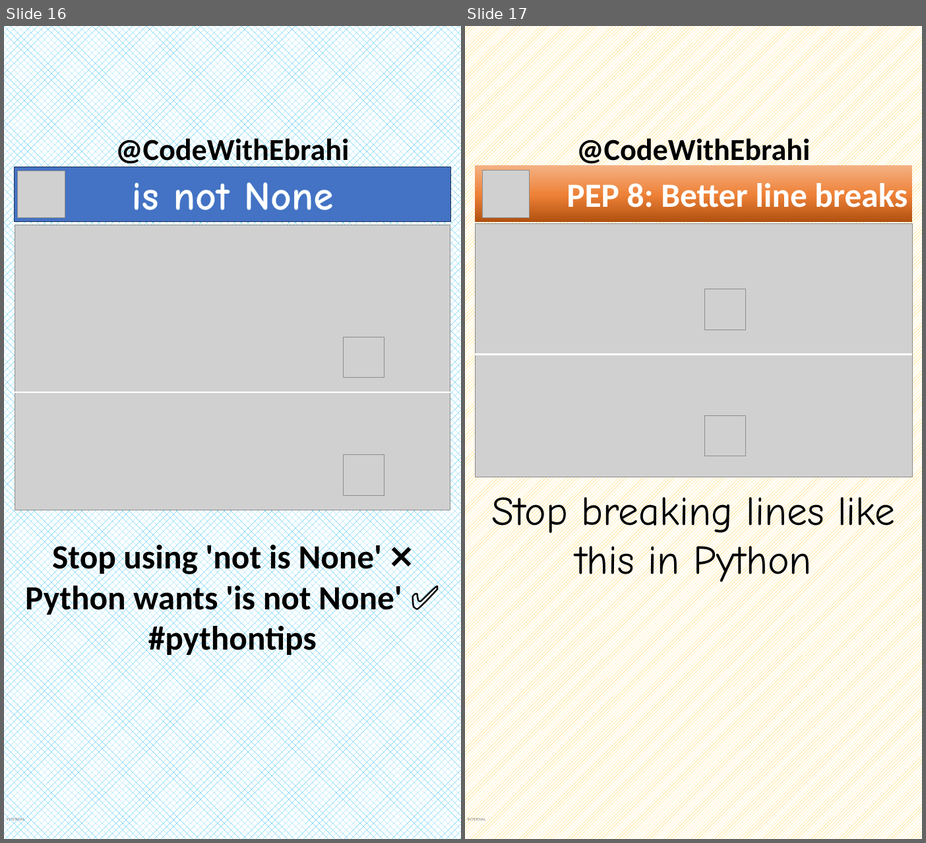
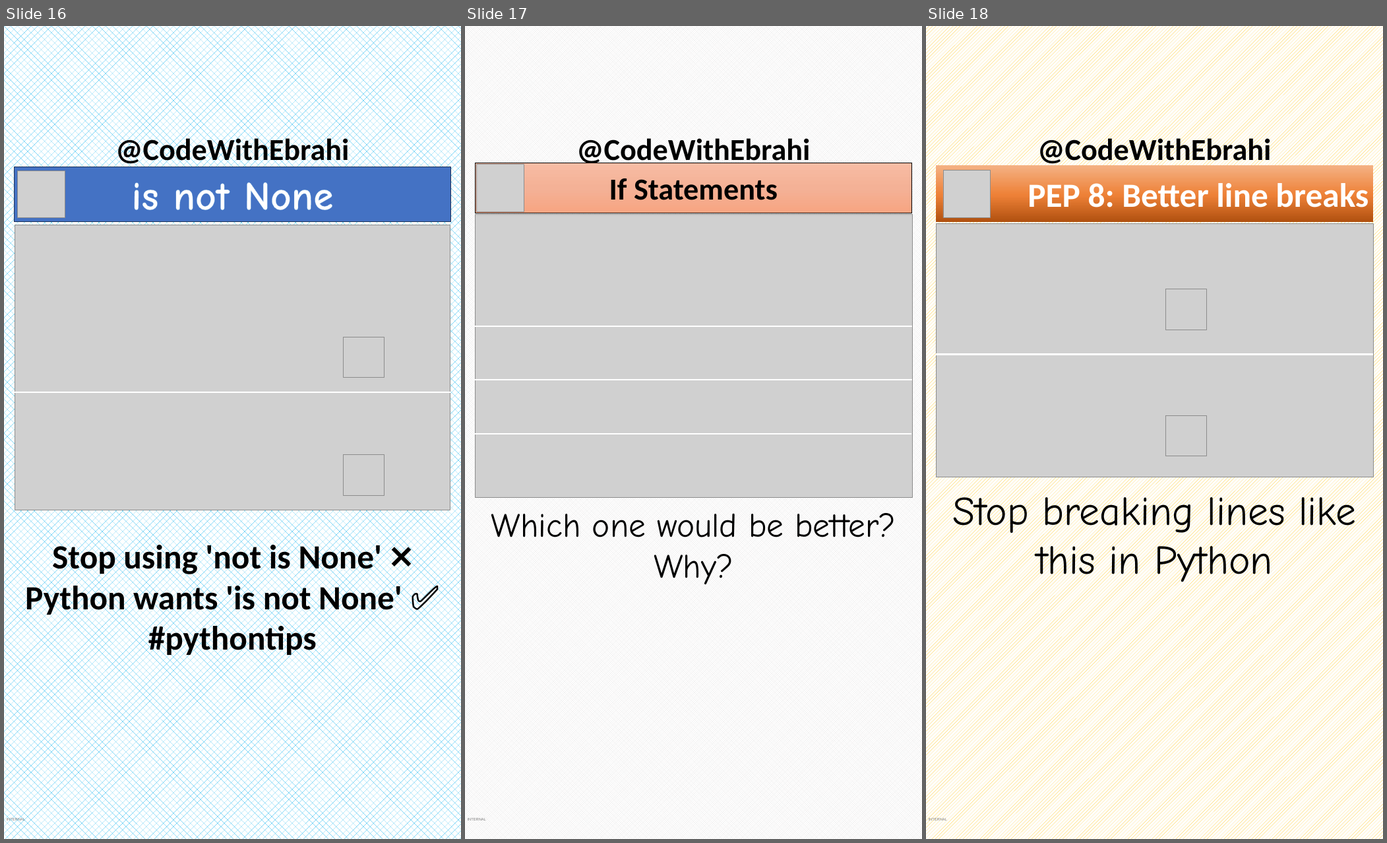
Before and after one commit to ebrahimsalehi1/python_codes, a slide deck: assets/images.pptx. Shown side by side, each under a label of ours: slides 16 and 17 before the commit, slides 16, 17 and 18 after it. The pictures are 926x843 and 1387x843 pixels, drawn with LibreOffice and Linux fonts; fonts in the diff are those of the drawing; grey boxes stand for pictures; background and template pictures are left out. Boxes give left, top, right and bottom in pixels: in the first picture for what was removed or moved away, otherwise in the second. Text is boxed around its words. In the diff, an @@ line names an element or a change of style, - is before the commit and + after.

Commit message:
feat: added is statement and exclude type

```diff
--- a/assets/images.pptx
+++ b/assets/images.pptx
@@ slide 17 added at [465,26,922,839], background pattern #E7E6E6 on #FFFFFF; not listed: 2 template elements that a slide beside it also shows @@
@@ rectangle added at [475,163,912,213], fill gradient #F7BDA5 to #F5B196 to #F8A582, outline #000000 1 pt, 54 pt, text #000000, bold @@
+If Statements
@@ picture added at [477,165,524,212] @@
@@ picture added at [475,214,912,498] @@
@@ line added from (475, 326) to (912, 326), #FFFFFF 3 pt @@
@@ line added from (475, 380) to (912, 380), #FFFFFF 3 pt @@
@@ line added from (474, 434) to (912, 434), #FFFFFF 3 pt @@
@@ text added at [491,513,896,585], 60 pt, text #000000 @@
+Which one would be better? Why?
@@ what was slide 17 is now slide 18 @@
```
Also in this commit, not shown: 2 other slides added, 8 other files.
